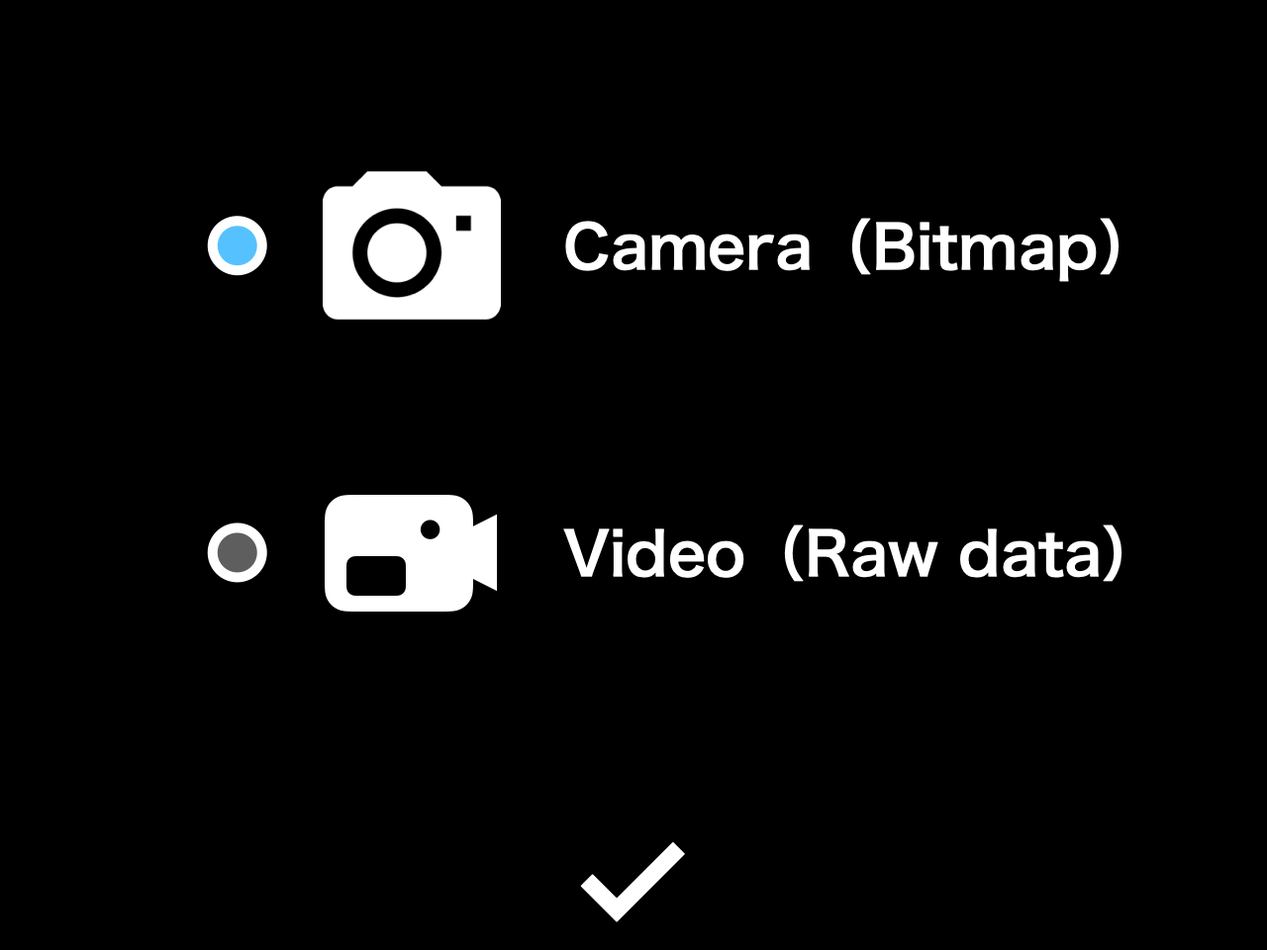
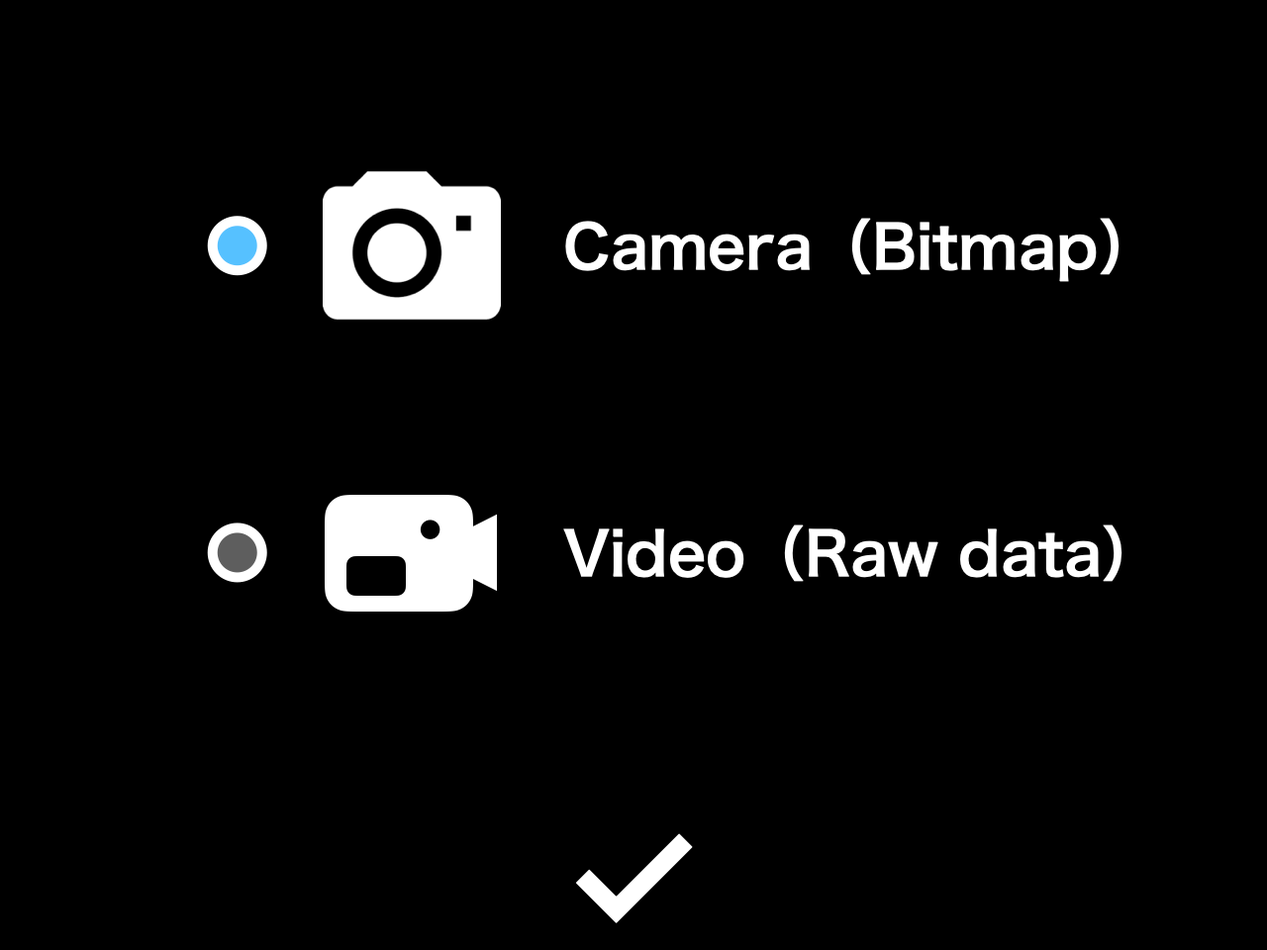
Comparing the layer stacks of the two 1267×950 images. Changes:
painted on "Layer 1" over [574, 833, 693, 924]
